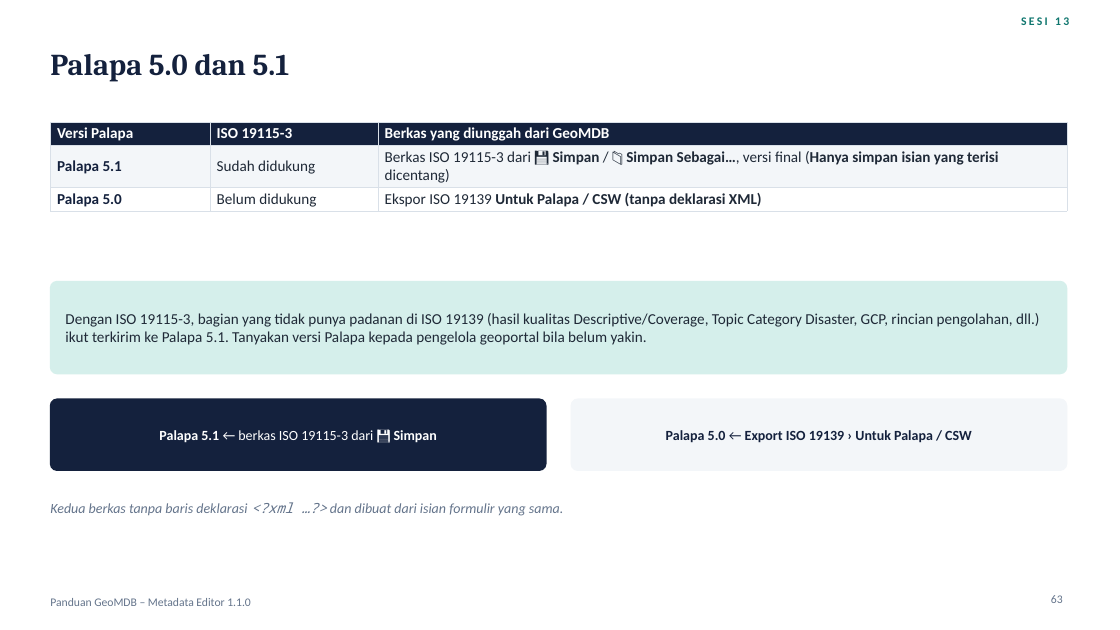
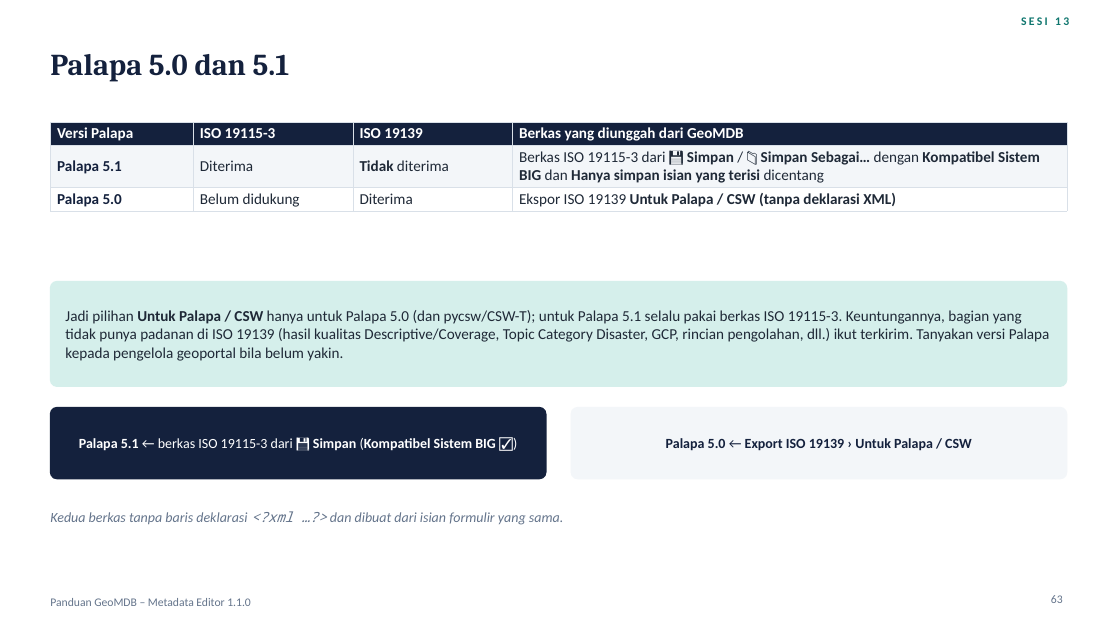
Before and after one commit to wendraalqassam/iso19115_metadata_editor, a slide deck: slide 63 of docs/Panduan-GeoMDB-Metadata-Editor.pptx. Drawn at 1120x630 pixels with LibreOffice and Linux fonts; fonts in the diff are those of the drawing. Boxes give left, top, right and bottom in pixels: in the first picture for what was removed or moved away, otherwise in the second. Text is boxed around its words. In the diff, an @@ line names an element or a change of style, - is before the commit and + after.

Commit message:
Palapa 5.1: ISO 19115-3 only, saved with "Kompatibel Sistem BIG"
Palapa 5.1 does not accept ISO 19139; it takes the ISO 19115-3 file from Save with the
"Kompatibel Sistem BIG" and "Hanya simpan isian yang terisi" options checked. The "Untuk Palapa / CSW"
ISO 19139 export is for Palapa 5.0 (and pycsw/CSW-T). Deck (session 13 Palapa slide, export
conditions, option combinations, case study A, troubleshooting, FAQ, summary) and README updated.

```diff
--- a/docs/Panduan-GeoMDB-Metadata-Editor.pptx
+++ b/docs/Panduan-GeoMDB-Metadata-Editor.pptx
@@ table at <box>50,122,1067,211</box> @@
-column 2: ISO 19115-3 | Sudah didukung | Belum didukung
-column 3: Berkas yang diunggah dari GeoMDB | Berkas ISO 19115-3 dari 💾 Simpan / 📁 Simpan Sebagai…, versi final (Hanya simpan isian yang terisi dicentang) | Ekspor ISO 19139 Untuk Palapa / CSW (tanpa deklarasi XML)
+column 2: ISO 19115-3 | Diterima | Belum didukung
+column 3: ISO 19139 | Tidak diterima | Diterima
+column 4: Berkas yang diunggah dari GeoMDB | Berkas ISO 19115-3 dari 💾 Simpan / 📁 Simpan Sebagai… dengan Kompatibel Sistem BIG dan Hanya simpan isian yang terisi dicentang | Ekspor ISO 19139 Untuk Palapa / CSW (tanpa deklarasi XML)
@@ rounded rectangle: place and size @@
-rounded rectangle at <box>50,281,1067,374</box>
+rounded rectangle at <box>50,281,1067,386</box>
@@ rounded rectangle at <box>50,281,1067,386</box>: proportions changed @@
@@ text at <box>65,310,1050,361</box>: text changed @@
-Dengan ISO 19115-3, bagian yang tidak punya padanan di ISO 19139 (hasil kualitas Descriptive/Coverage, Topic Category Disaster, GCP, rincian pengolahan, dll.) ikut terkirim ke Palapa 5.1. Tanyakan versi Palapa kepada pengelola geoportal bila belum yakin.
+Jadi pilihan Untuk Palapa / CSW hanya untuk Palapa 5.0 (dan pycsw/CSW-T); untuk Palapa 5.1 selalu pakai berkas ISO 19115-3. Keuntungannya, bagian yang tidak punya padanan di ISO 19139 (hasil kualitas Descriptive/Coverage, Topic Category Disaster, GCP, rincian pengolahan, dll.) ikut terkirim. Tanyakan versi Palapa kepada pengelola geoportal bila belum yakin.
@@ 2 texts, 2 rounded rectangles: place and size @@
-2 texts, 2 rounded rectangles at <box>50,399,1067,516</box>
+2 texts, 2 rounded rectangles at <box>50,408,1067,525</box>
@@ text at <box>79,438,495,451</box>: text changed; bold on @@
-Palapa 5.1 ← berkas ISO 19115-3 dari 💾 Simpan
+Palapa 5.1 ← berkas ISO 19115-3 dari 💾 Simpan (Kompatibel Sistem BIG ☑)
```
Also in this commit, not shown: 7 other slides changed, 1 other file.
